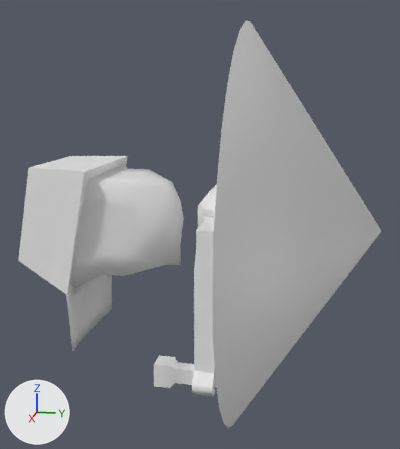
The OBJ model models/alien/AlienwSaucer.obj, before and after one commit.
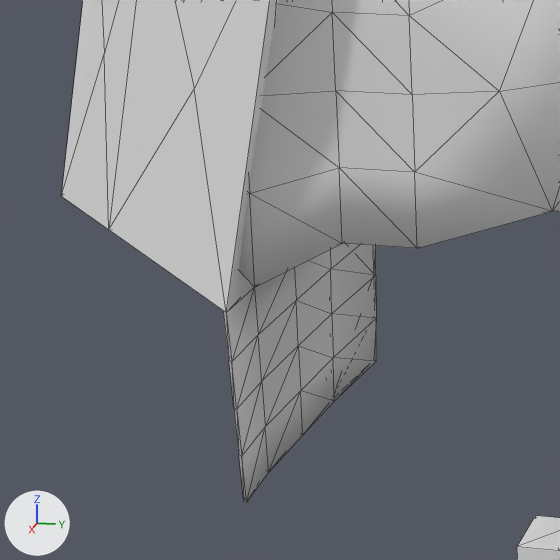
Old and new are each drawn whole from a camera (50 mm lens) standing at (8.97, 2.91, 2.21) and looking at (0.01, 1.11, -0.03) and again close up on the part from 0% to 42% of the width and 45% to 82% of the height. The lights are fixed; the arrows at lower left show +X, +Y and +Z. The last two pictures show the newer version. The close-ups show mesh edges as thin lines. Where no turn or scale is listed for an object, it has been applied to the vertices.

The scene before the commit, as lines of its bpy script (objects in view):
```python
me_cube_001 = bpy.data.meshes.new('Cube.001')
me_cube_001.from_pydata(...)  # 119 vertices, 234 faces; spans x -0.96..0.96, y -1.51..0.77, z -0.96..0.96
me_cube_004 = bpy.data.meshes.new('Cube.004')
me_cube_004.from_pydata(...)  # 371 vertices, 738 faces; spans x -1.76..1.76, y 0.72..2.56, z -2.26..0.61
me_cube_005 = bpy.data.meshes.new('Cube.005')
me_cube_005.from_pydata(...)  # 58 vertices, 118 faces; spans x -1.04..1.05, y -1.85..-0.48, z -2.18..0.97
ob_cube_001 = bpy.data.objects.new('Cube.001', me_cube_001)
ob_cube_001.location = (0.0, 0.0, 0.0)
ob_cube_004 = bpy.data.objects.new('Cube.004', me_cube_004)
ob_cube_004.location = (0.0, 0.0, 0.0)
ob_cube_005 = bpy.data.objects.new('Cube.005', me_cube_005)
ob_cube_005.location = (0.0, 0.0, 0.0)
```
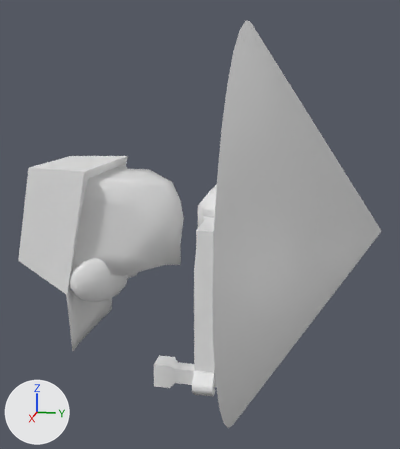
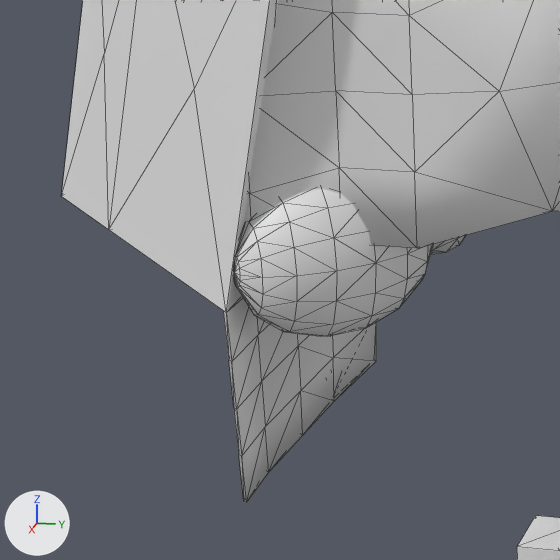
Pixel boxes [x1, y1, x2, y2] of what changed, in the close-ups (560 x 560 px):
```json
{"object": "Sphere.001", "change": "added", "after": [234, 189, 466, 336]}
```

Scene script edits in JSON lines:
```json
{"op": "add", "block": "me_sphere_001", "code": ["me_sphere_001 = bpy.data.meshes.new('Sphere.001')", "me_sphere_001.from_pydata(...)  # 260 vertices, 512 faces; spans x -1.04..1.07, y -0.88..-0.06, z -1.28..-0.44"]}
{"op": "add", "block": "ob_sphere_001", "code": ["ob_sphere_001 = bpy.data.objects.new('Sphere.001', me_sphere_001)", "ob_sphere_001.location = (0.0, 0.0, 0.0)"]}
```
